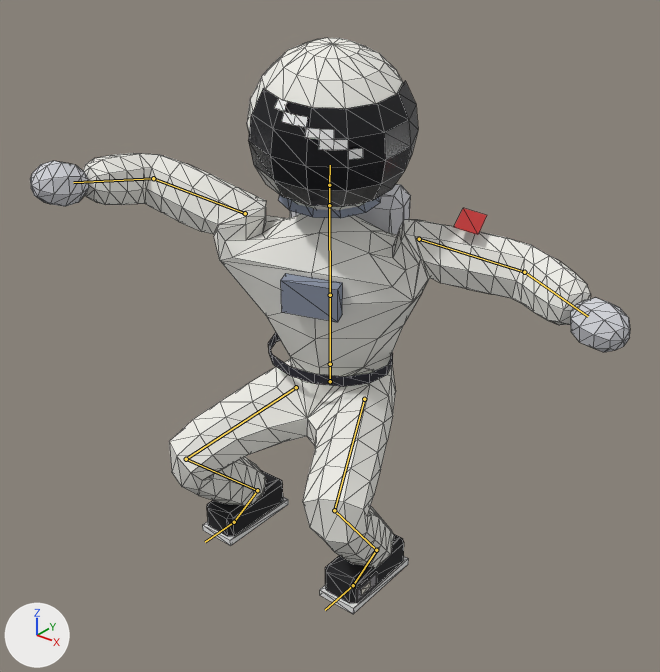
Before and after pictures for a commit that changed the glTF model public/models/lou-gnar.glb.
Rendered twice from a camera (50 mm lens) standing at (1.527, -1.909, 2.238) and looking at (0.09, -0.113, 1.124). Arrows for +X, +Y and +Z are at lower left; the lights stay in place. The picture after the commit comes second. Both versions are drawn at frame 8 of the action 'freefall'; the numbers are the values there. The bones that change, and the others that lie on the model, are drawn over the model as lines. Mesh edges are drawn as thin lines.

The first picture shows 'LouGnar'.
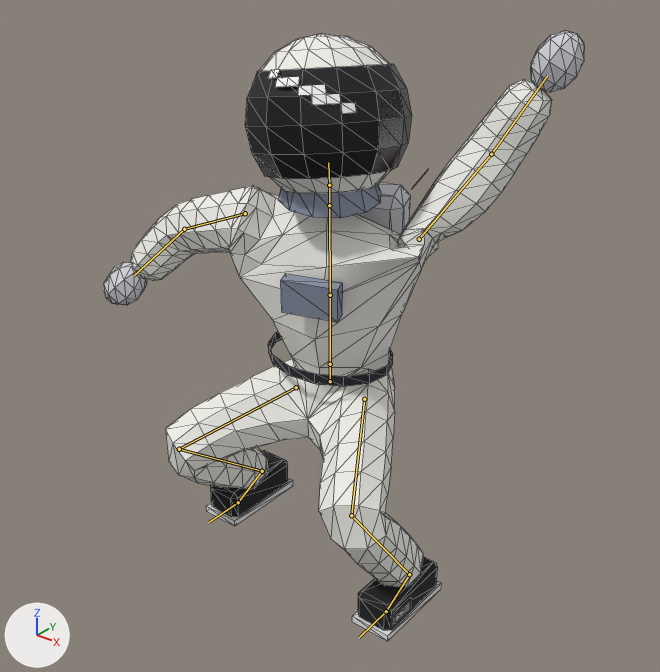
Location of each change, (x1, y1, x2, y2) in pixels of the pictures (660 x 672 px):
'LouGnar', posed (20% narrower)
    before: (30, 38, 630, 614)
    after: (104, 31, 584, 641)
bone 'LeftUpLeg', root to tip
    before: (364, 399) to (334, 510)
    after: (364, 399) to (351, 515)
bone 'LeftLeg', root to tip
    before: (334, 510) to (376, 550)
    after: (351, 515) to (409, 574)
bone 'LeftFoot', root to tip
    before: (376, 550) to (353, 585)
    after: (409, 574) to (386, 611)
bone 'RightUpLeg', root to tip
    before: (296, 387) to (186, 459)
    after: (296, 387) to (179, 449)
bone 'RightLeg', root to tip
    before: (186, 459) to (257, 490)
    after: (179, 449) to (262, 471)
bone 'RightFoot', root to tip
    before: (257, 490) to (234, 522)
    after: (262, 471) to (238, 502)
bone 'LeftArm', root to tip
    before: (419, 239) to (524, 272)
    after: (419, 239) to (491, 154)
bone 'LeftForeArm', root to tip
    before: (524, 272) to (588, 316)
    after: (491, 154) to (547, 75)
bone 'Head', root to tip
    before: (329, 185) to (330, 165)
    after: (329, 185) to (328, 162)
bone 'RightArm', root to tip
    before: (245, 213) to (153, 178)
    after: (245, 213) to (184, 229)
bone 'RightForeArm', root to tip
    before: (153, 178) to (73, 182)
    after: (184, 229) to (133, 276)

What changed in the scene script:
```text
Change bone_leftupleg:
    where bone_leftupleg = bpy.data.objects['LouGnarRig'].pose.bones['LeftUpLeg']  # child of 'Hips'
    bone_leftupleg.rotation_quaternion: (0.813, -0.547, 0.144, -0.141) -> (0.823, -0.511, 0.146, -0.202)  # degrees (-69, 5, -23) -> degrees (-64, 2, -29)
Change bone_leftleg:
    where bone_leftleg = bpy.data.objects['LouGnarRig'].pose.bones['LeftLeg']  # child of 'LeftUpLeg'
    bone_leftleg.rotation_quaternion: (0.595, 0.76, 0.056, 0.255) -> (0.679, 0.692, 0.118, 0.215)  # degrees (100, -19, 24) -> degrees (89, -8, 27)
Change bone_leftfoot:
    where bone_leftfoot = bpy.data.objects['LouGnarRig'].pose.bones['LeftFoot']  # child of 'LeftLeg'
    bone_leftfoot.rotation_quaternion: (0.942, -0.334, 0.038, -0.019) -> (0.953, -0.295, -0.064, 0.032)  # degrees (-39, 3, -3) -> degrees (-35, -6, 6)
Change bone_rightupleg:
    where bone_rightupleg = bpy.data.objects['LouGnarRig'].pose.bones['RightUpLeg']  # child of 'Hips'
    bone_rightupleg.rotation_quaternion: (0.84, -0.393, 0.148, 0.344) -> (0.801, -0.457, 0.142, 0.361)  # degrees (-41, 31, 33) -> degrees (-49, 34, 33)
Change bone_rightleg:
    where bone_rightleg = bpy.data.objects['LouGnarRig'].pose.bones['RightLeg']  # child of 'RightUpLeg'
    bone_rightleg.rotation_quaternion: (0.598, 0.75, -0.1, -0.264) -> (0.482, 0.823, -0.101, -0.284)  # degrees (99, 16, -29) -> degrees (114, 22, -28)
Change bone_rightfoot:
    where bone_rightfoot = bpy.data.objects['LouGnarRig'].pose.bones['RightFoot']  # child of 'RightLeg'
    bone_rightfoot.rotation_quaternion: (0.917, -0.399, -0.017, 0.008) -> (0.892, -0.45, -0.041, 0.021)  # degrees (-47, -1, 2) -> degrees (-54, -3, 4)
Change bone_leftarm:
    where bone_leftarm = bpy.data.objects['LouGnarRig'].pose.bones['LeftArm']  # child of 'Spine1'
    bone_leftarm.rotation_quaternion: (0.76, -0.057, -0.048, -0.645) -> (0.256, -0.079, -0.285, -0.921)  # degrees (-1, -8, -81) -> degrees (30, -17, -154)
Change bone_leftforearm:
    where bone_leftforearm = bpy.data.objects['LouGnarRig'].pose.bones['LeftForeArm']  # child of 'LeftArm'
    bone_leftforearm.rotation_quaternion: (0.934, -0.357, 0.0, 0.0) -> (0.98, -0.199, 0.0, 0.0)  # degrees (-42, 0, 0) -> degrees (-23, 0, 0)
Change bone_head:
    where bone_head = bpy.data.objects['LouGnarRig'].pose.bones['Head']  # child of 'Neck'
    bone_head.rotation_quaternion: (0.968, 0.048, 0.247, -0.012) -> (0.958, -0.145, 0.245, 0.037)  # degrees (6, 29, 0) -> degrees (-17, 29, 0)
Change bone_rightarm:
    where bone_rightarm = bpy.data.objects['LouGnarRig'].pose.bones['RightArm']  # child of 'Spine1'
    bone_rightarm.rotation_quaternion: (0.624, -0.031, 0.039, 0.78) -> (-0.838, -0.259, 0.142, -0.458)  # degrees (1, 6, 103) -> degrees (20, -28, 52)
Change bone_rightforearm:
    where bone_rightforearm = bpy.data.objects['LouGnarRig'].pose.bones['RightForeArm']  # child of 'RightArm'
    bone_rightforearm.rotation_quaternion: (0.885, -0.466, 0.0, 0.0) -> (0.955, -0.296, 0.0, 0.0)  # degrees (-56, 0, 0) -> degrees (-34, 0, 0)
```
